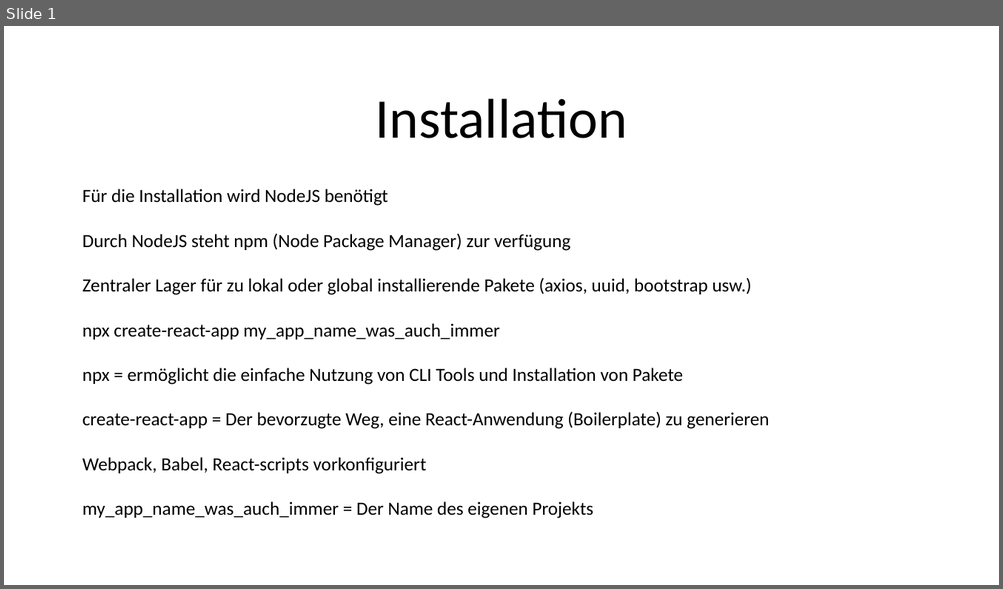
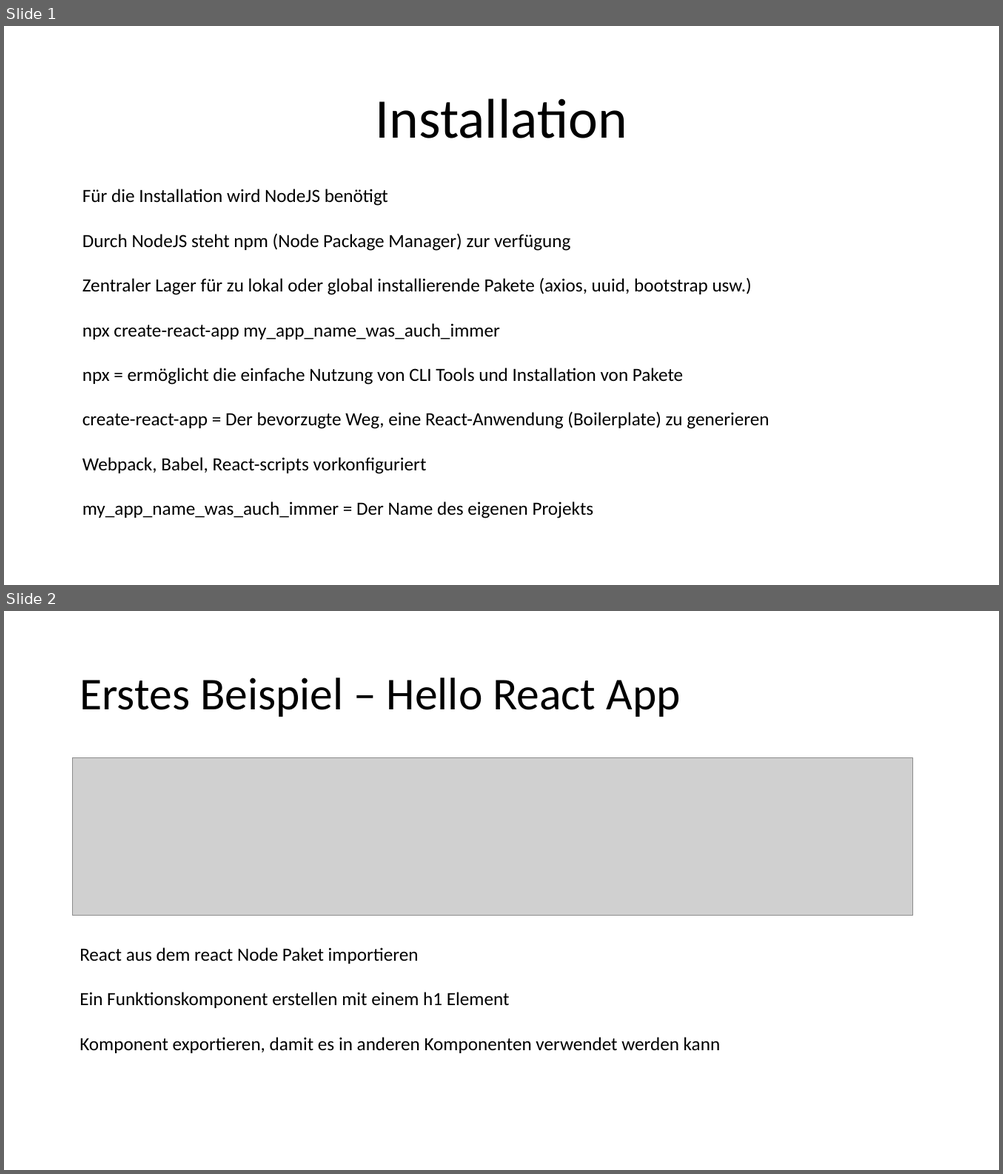
Before and after one commit to szitastamas/react_presentation_drheuer, a slide deck: React_Components.pptx. Shown one above the other, each under a label of ours: slide 1 before the commit, slides 1 and 2 after it. The pictures are 1003x589 and 1003x1174 pixels, drawn with LibreOffice and Linux fonts; fonts in the diff are those of the drawing; grey boxes stand for pictures. Boxes give left, top, right and bottom in pixels: in the first picture for what was removed or moved away, otherwise in the second. Text is boxed around its words. In the diff, an @@ line names an element or a change of style, - is before the commit and + after.

```diff
--- a/React_Components.pptx
+++ b/React_Components.pptx
@@ slide 2 added at bbox=[4, 611, 999, 1170], background #FFFFFF @@
@@ title added at bbox=[79, 678, 680, 717], 44 pt, text #000000 @@
+Erstes Beispiel – Hello React App
@@ picture added at bbox=[73, 758, 913, 915] @@
@@ text added at bbox=[79, 948, 720, 1054], 18 pt, text #000000 @@
+React aus dem react Node Paket importieren
+Ein Funktionskomponent erstellen mit einem h1 Element
+Komponent exportieren, damit es in anderen Komponenten verwendet werden kann
```
Also in this commit, not shown: 1 slide removed.
